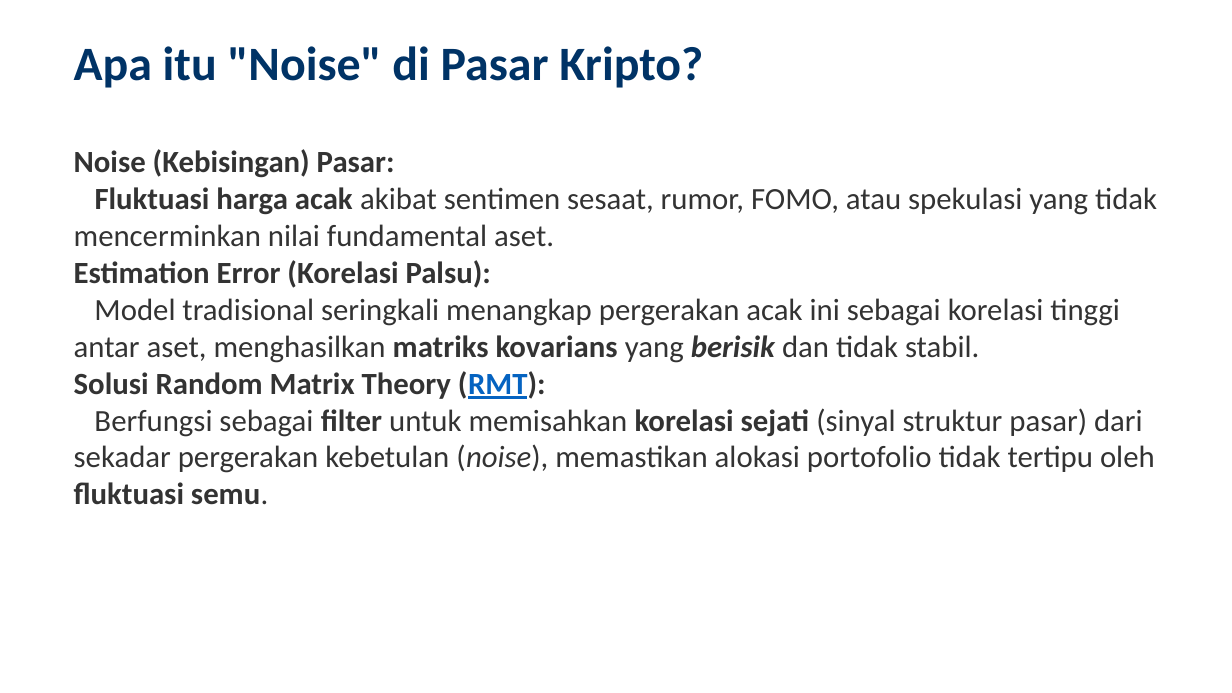
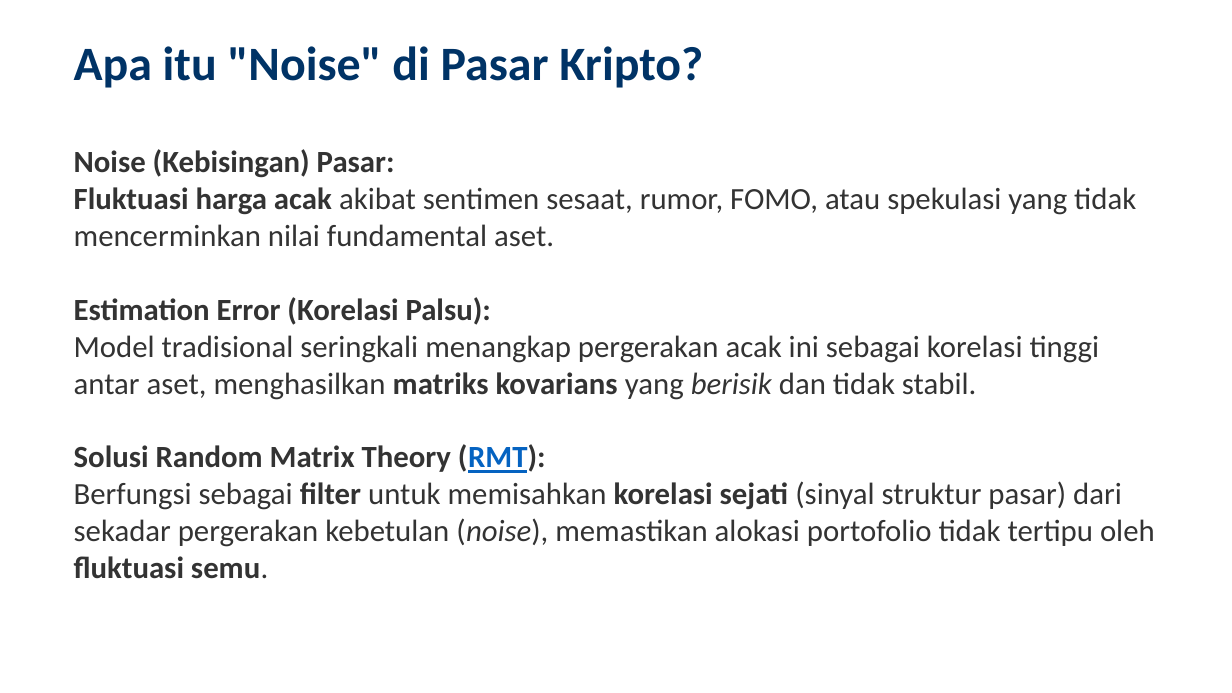
Before and after one commit to ragilrojo/RepoThesis, a slide deck: slide 3 of Presentasi_Proposal_Update.pptx. Drawn at 1232x693 pixels with LibreOffice and Linux fonts; fonts in the diff are those of the drawing. Boxes give left, top, right and bottom in pixels: in the first picture for what was removed or moved away, otherwise in the second. Text is boxed around its words. In the diff, an @@ line names an element or a change of style, - is before the commit and + after.

```diff
--- a/Presentasi_Proposal_Update.pptx
+++ b/Presentasi_Proposal_Update.pptx
@@ text at <box>74,187,1155,579</box>: bold off in "berisik"; bullet • to none @@
```
Also in this commit, not shown: 3 other slides changed, 3 other files.
